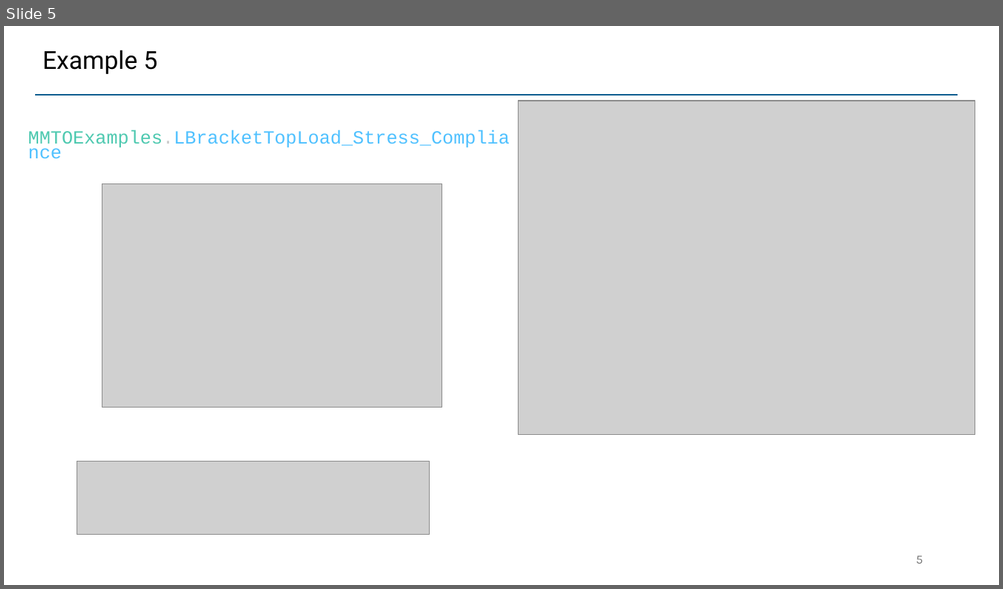
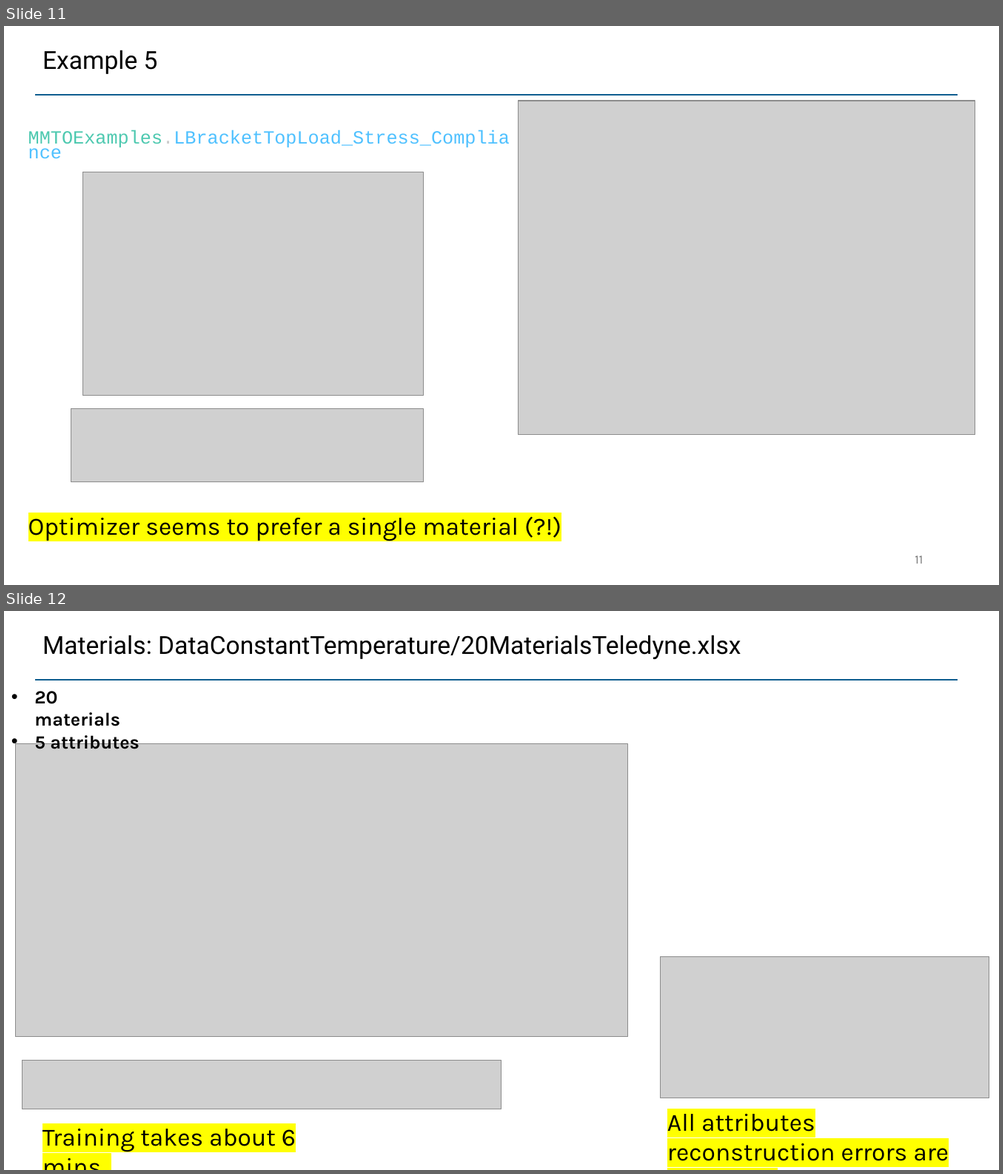
Before and after one commit to UW-ERSL/METALS, a slide deck: Slides/MMTOResults.pptx. Shown one above the other, each under a label of ours: slide 5 before the commit, slides 11 and 12 after it. The pictures are 1003x589 and 1003x1174 pixels, drawn with LibreOffice and Linux fonts; fonts in the diff are those of the drawing; grey boxes stand for pictures. Boxes give left, top, right and bottom in pixels: in the first picture for what was removed or moved away, otherwise in the second. Text is boxed around its words. In the diff, an @@ line names an element or a change of style, - is before the commit and + after.

```diff
--- a/Slides/MMTOResults.pptx
+++ b/Slides/MMTOResults.pptx
@@ slide 12 added at <box>4,611,999,1170</box>, background #FFFFFF; not listed: 1 template element that a slide beside it also shows @@
@@ title added at <box>42,635,740,659</box>, 24 pt, text #000000 @@
+Materials: DataConstantTemperature/20MaterialsTeledyne.xlsx
@@ text added at <box>34,691,139,749</box>, 18 pt, text #000000, bold @@
+• 20 materials
+• 5 attributes
@@ picture added at <box>16,744,628,1038</box> @@
@@ picture added at <box>660,957,989,1098</box> @@
@@ picture added at <box>22,1060,501,1110</box> @@
@@ text added at <box>667,1114,948,1162</box>, 24 pt, text #000000 @@
+All attributes reconstruction errors are within 1%
@@ text added at <box>42,1129,296,1153</box>, 24 pt, text #000000 @@
+Training takes about 6 mins.
@@ page number added at <box>911,1138,922,1153</box>, 12 pt, text #797979 @@
+12
@@ what was slide 5 is now slide 11 @@
@@ slide 11 changed as well @@
@@ picture: place and size @@
-picture at <box>102,184,442,408</box>
+picture at <box>83,173,424,396</box>
@@ picture: place and size @@
-picture at <box>77,462,430,535</box>
+picture at <box>71,409,424,482</box>
@@ text added at <box>28,518,518,542</box>, 24 pt, text #000000 @@
+Optimizer seems to prefer a single material (?!)
@@ page number at <box>914,556,922,564</box>: text changed @@
-5
+11
```
Also in this commit, not shown: 7 other slides changed, 7 other slides added, 1 slide removed, 27 other files.
